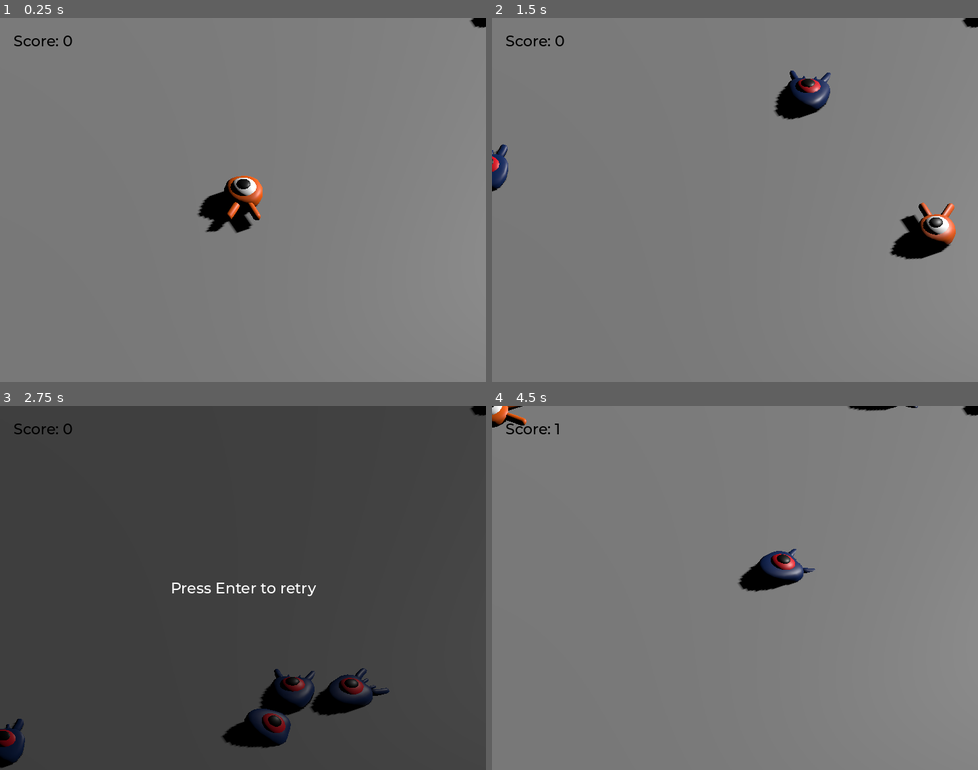
Above: before the commit, frames 1-4 (two rows, left to right).
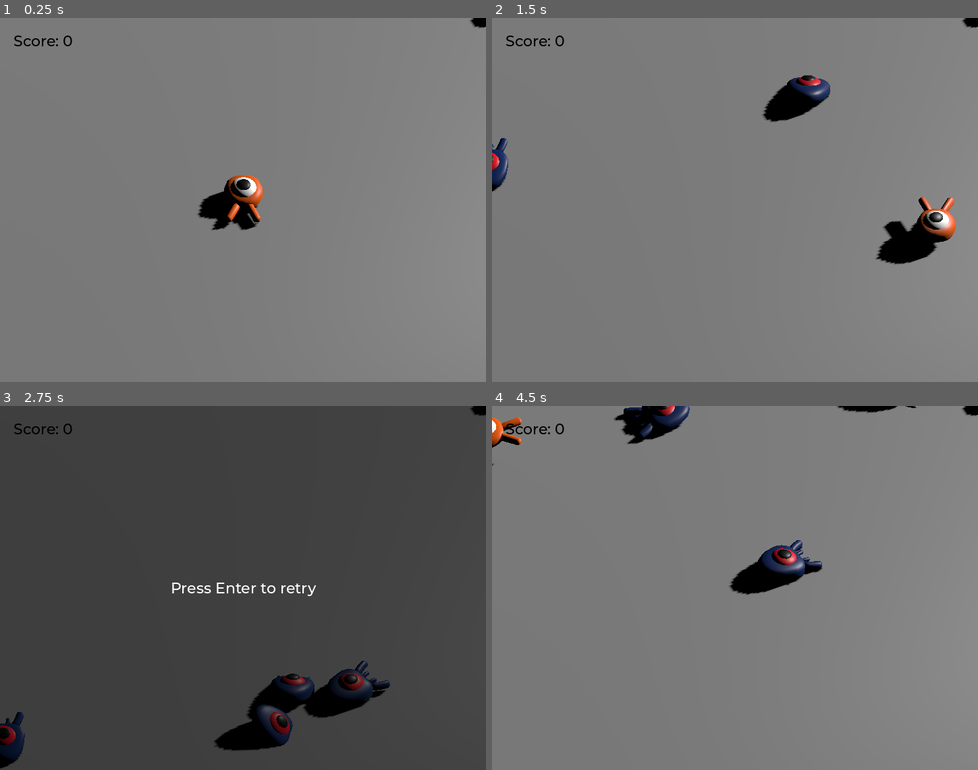
Above: after the commit, the same moments.

Repository: thearrow/godot-tutorial-3d
Game: Godot game, scene res://main.tscn
Two runs of this game, one before a commit and one after it. Both use one fixed random seed, a clock stepped at 60 frames per second and the inputs below.
Inputs:
- Up to frame 1 (0.25 s): no input
- Up to frame 2 (1.5 s): tap Enter (accept) at 0.5, 1.35 s; hold D (right) 0.53-1.28 s; tap Space (jump) at 0.6, 0.77, 1.07 s; hold S (down) from 1.28 s (still down)
- Up to frame 3 (2.75 s): tap Space (jump) at 1.52, 1.55, 1.82, 2.1 s; release S (down) at 2.03 s; hold D (right) from 2.03 s (still down)
- Up to frame 4 (4.5 s): tap Enter (accept) at 2.75, 2.85, 4.35 s; release D (right) at 2.78 s; hold W (up) 2.78-3.53 s; tap Space (jump) at 3.02, 3.05, 3.32, 3.6, 3.77, 4.07 s; hold A (left) from 3.53 s (still down)

The runs differ from the first frame. In frame 1, 0.4% of the frame differs, in the area x 40-54%, y 43-60%; in frame 2, 2.2%; in frame 3, 2.1%; in frame 4, 2.7%, in the area x 0-88%, y 0-52%.

Commit message:
animation

Diff:
--- a/mob.tscn
+++ b/mob.tscn
@@ -1,10 +1,44 @@
-[gd_scene load_steps=4 format=3 uid="uid://defdm2qdva75q"]
+[gd_scene load_steps=6 format=3 uid="uid://defdm2qdva75q"]
 
 [ext_resource type="PackedScene" uid="uid://bicorb7we351t" path="res://art/mob.glb" id="1_dy6sc"]
 [ext_resource type="Script" uid="uid://c5wp01kn08qxe" path="res://mob.gd" id="1_nokgg"]
 
 [sub_resource type="BoxShape3D" id="BoxShape3D_nokgg"]
 size = Vector3(2.3044434, 0.9720459, 2.4291992)
+
+[sub_resource type="Animation" id="Animation_nokgg"]
+resource_name = "float"
+length = 1.2
+loop_mode = 1
+tracks/0/type = "value"
+tracks/0/imported = false
+tracks/0/enabled = true
+tracks/0/path = NodePath("Pivot/Character:position")
+tracks/0/interp = 1
+tracks/0/loop_wrap = true
+tracks/0/keys = {
+"times": PackedFloat32Array(0.3, 0.7, 1.2),
+"transitions": PackedFloat32Array(0.40612614, 2.639016, 1),
+"update": 0,
+"values": [Vector3(0, 0, 0), Vector3(0, 0.25, 0), Vector3(0, 0.35, 0)]
+}
+tracks/1/type = "value"
+tracks/1/imported = false
+tracks/1/enabled = true
+tracks/1/path = NodePath("Pivot/Character:rotation")
+tracks/1/interp = 1
+tracks/1/loop_wrap = true
+tracks/1/keys = {
+"times": PackedFloat32Array(0.1, 0.5, 1.2),
+"transitions": PackedFloat32Array(0.40612614, 0.5358867, 1),
+"update": 0,
+"values": [Vector3(0, 0, 0), Vector3(0.13962634, 0, 0), Vector3(-0.15707964, 0, 0)]
+}
+
+[sub_resource type="AnimationLibrary" id="AnimationLibrary_ubaqv"]
+_data = {
+&"float": SubResource("Animation_nokgg")
+}
 
 [node name="Mob" type="CharacterBody3D" groups=["mob"]]
 collision_layer = 2
@@ -14,6 +48,7 @@
 [node name="Pivot" type="Node3D" parent="."]
 
 [node name="Character" parent="Pivot" instance=ExtResource("1_dy6sc")]
+transform = Transform3D(1, 0, 0, 0, 0.98768836, 0.15643448, 0, -0.15643448, 0.98768836, 0, 0.35, 0)
 
 [node name="CollisionShape3D" type="CollisionShape3D" parent="."]
 transform = Transform3D(1, 0, 0, 0, 1, 0, 0, 0, 1, 0.012878418, 0.24676514, -0.13452148)
@@ -23,4 +58,10 @@
 transform = Transform3D(1, 0, 0, 0, 1, 0, 0, 0, 1, 0, 0.5083433, 0)
 aabb = AABB(-1.189831, -0.89761215, -2.0087347, 2.379662, 1.3967868, 4.0174694)
 
+[node name="AnimationPlayer" type="AnimationPlayer" parent="."]
+libraries = {
+&"": SubResource("AnimationLibrary_ubaqv")
+}
+autoplay = "float"
+
 [connection signal="screen_exited" from="VisibleOnScreenNotifier3D" to="." method="_on_visible_on_screen_notifier_3d_screen_exited"]
--- a/player.gd
+++ b/player.gd
@@ -5,7 +5,7 @@
 # The downward acceleration when in the air, in meters per second squared.
 @export var fall_acceleration = 75
 # Vertical impulse applied to the character upon jumping in meters per second.
-@export var jump_impulse = 20
+@export var jump_impulse = 25
 # Vertical impulse applied to the character upon bouncing over a mob in
 # meters per second.
 @export var bounce_impulse = 16
@@ -35,6 +35,9 @@
 		direction = direction.normalized()
 		# Setting the basis property will affect the rotation of the node.
 		$Pivot.basis = Basis.looking_at(direction)
+		$AnimationPlayer.speed_scale = 4
+	else:
+		$AnimationPlayer.speed_scale = 1
 
 	# Ground Velocity
 	target_velocity.x = direction.x * speed
@@ -75,6 +78,7 @@
 	# Moving the Character
 	velocity = target_velocity
 	move_and_slide()
+	$Pivot.rotation.x = PI / 6 * velocity.y / jump_impulse
 
 func die():
 	hit.emit()
--- a/player.tscn
+++ b/player.tscn
@@ -10,6 +10,68 @@
 height = 0.41992188
 radius = 1.1958008
 
+[sub_resource type="Animation" id="Animation_onrkg"]
+resource_name = "float"
+length = 1.2
+loop_mode = 1
+tracks/0/type = "value"
+tracks/0/imported = false
+tracks/0/enabled = true
+tracks/0/path = NodePath("Pivot/Character:position")
+tracks/0/interp = 1
+tracks/0/loop_wrap = true
+tracks/0/keys = {
+"times": PackedFloat32Array(0.3, 0.7, 1.2),
+"transitions": PackedFloat32Array(0.40612614, 2.639016, 1),
+"update": 0,
+"values": [Vector3(0, 0, 0), Vector3(0, 0.45, 0), Vector3(0, 0.35, 0)]
+}
+tracks/1/type = "value"
+tracks/1/imported = false
+tracks/1/enabled = true
+tracks/1/path = NodePath("Pivot/Character:rotation")
+tracks/1/interp = 1
+tracks/1/loop_wrap = true
+tracks/1/keys = {
+"times": PackedFloat32Array(0.1, 0.5, 1.2),
+"transitions": PackedFloat32Array(0.40612614, 0.5358867, 1),
+"update": 0,
+"values": [Vector3(0, 0, 0), Vector3(0.13962634, 0, 0), Vector3(-0.15707964, 0, 0)]
+}
+
+[sub_resource type="Animation" id="Animation_i3pqv"]
+length = 0.001
+tracks/0/type = "value"
+tracks/0/imported = false
+tracks/0/enabled = true
+tracks/0/path = NodePath("Pivot/Character:position")
+tracks/0/interp = 1
+tracks/0/loop_wrap = true
+tracks/0/keys = {
+"times": PackedFloat32Array(0),
+"transitions": PackedFloat32Array(1),
+"update": 0,
+"values": [Vector3(0, 0, 0)]
+}
+tracks/1/type = "value"
+tracks/1/imported = false
+tracks/1/enabled = true
+tracks/1/path = NodePath("Pivot/Character:rotation")
+tracks/1/interp = 1
+tracks/1/loop_wrap = true
+tracks/1/keys = {
+"times": PackedFloat32Array(0),
+"transitions": PackedFloat32Array(1),
+"update": 0,
+"values": [Vector3(0, 0, 0)]
+}
+
+[sub_resource type="AnimationLibrary" id="AnimationLibrary_hqtel"]
+_data = {
+&"RESET": SubResource("Animation_i3pqv"),
+&"float": SubResource("Animation_onrkg")
+}
+
 [node name="Player" type="CharacterBody3D"]
 collision_mask = 6
 script = ExtResource("1_onrkg")
@@ -19,7 +81,7 @@
 [node name="Character" parent="Pivot" instance=ExtResource("1_4flbx")]
 
 [node name="CollisionShape3D" type="CollisionShape3D" parent="."]
-transform = Transform3D(1, 0, 0, 0, 1, 0, 0, 0, 1, 0, 0.48700118, 0)
+transform = Transform3D(1, 0, 0, 0, 1, 0, 0, 0, 1, 0, 0.53876233, 0)
 shape = SubResource("SphereShape3D_onrkg")
 
 [node name="MobDetector" type="Area3D" parent="."]
@@ -31,4 +93,10 @@
 transform = Transform3D(1, 0, 0, 0, 1, 0, 0, 0, 1, 0, 0.32313824, 0)
 shape = SubResource("CylinderShape3D_onrkg")
 
+[node name="AnimationPlayer" type="AnimationPlayer" parent="."]
+libraries = {
+&"": SubResource("AnimationLibrary_hqtel")
+}
+autoplay = "float"
+
 [connection signal="body_entered" from="MobDetector" to="." method="_on_mob_detector_body_entered"]
Not shown: 1 places in player.tscn that only renumber resources
